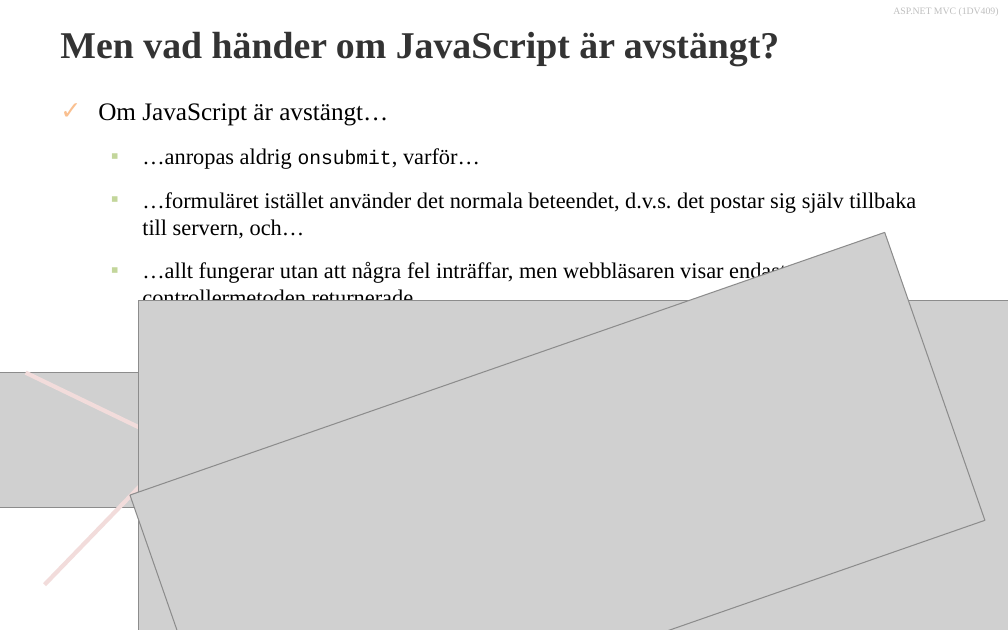
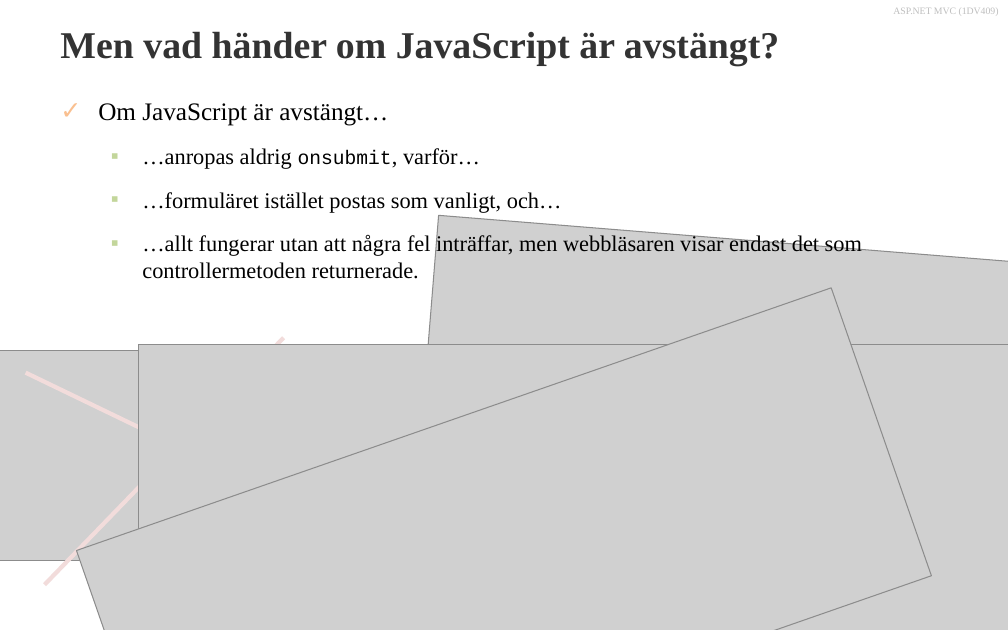
Before and after one commit to 1dv409/kursmaterial, a slide deck: slide 7 of Presentationsmaterial/Dokument/1.7 Unobtrusive Ajax.pptx (slide 9 before the commit). Drawn at 1008x630 pixels with LibreOffice and Linux fonts; fonts in the diff are those of the drawing; grey boxes stand for pictures; background and template pictures are left out. Boxes give left, top, right and bottom in pixels: in the first picture for what was removed or moved away, otherwise in the second. Text is boxed around its words. In the diff, an @@ line names an element or a change of style, - is before the commit and + after.

```diff
--- a/Presentationsmaterial/Dokument/1.7 Unobtrusive Ajax.pptx
+++ b/Presentationsmaterial/Dokument/1.7 Unobtrusive Ajax.pptx
@@ text at box(142, 192, 562, 213): text changed @@
-  ▪ …formuläret istället använder det normala beteendet, d.v.s. det postar sig själv tillbaka till servern, och…
+  ▪ …formuläret istället postas som vanligt, och…
@@ picture added at box(420, 215, 1008, 503) @@
@@ picture: place and size @@
-picture at box(130, 232, 985, 630)
+picture at box(77, 287, 932, 630)
@@ picture: place and size @@
-picture at box(0, 373, 334, 508)
+picture at box(0, 350, 310, 559)
@@ picture: place and size @@
-picture at box(139, 300, 1008, 630)
+picture at box(139, 344, 1008, 630)
```
Also in this commit, not shown: 10 other slides changed, 2 slides removed.
